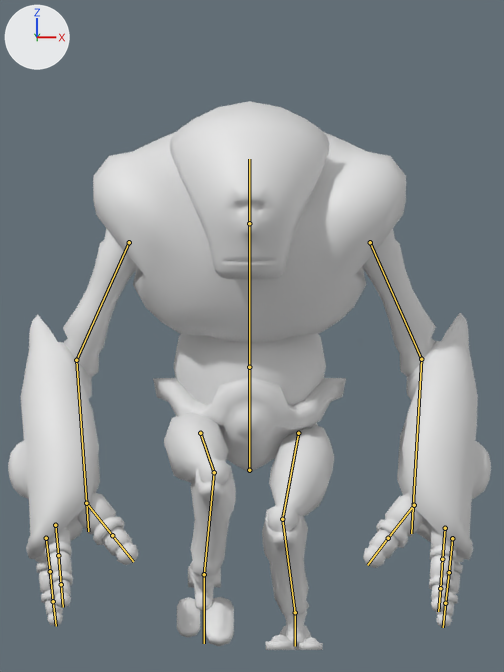
Two versions of the Blender file BlendFiles/Golem_Animation.blend, one commit apart.
The view is the same before and after, from the file's camera 'Camera'. Arrows for +X, +Y and +Z are at upper left; the lights stay in place. Both versions are drawn at frame 54 of the action 'ArmatureAction'; the numbers are the values there. The bones that bend it are drawn over the model as lines.

In view in the first picture: 'Body', 'Head'.
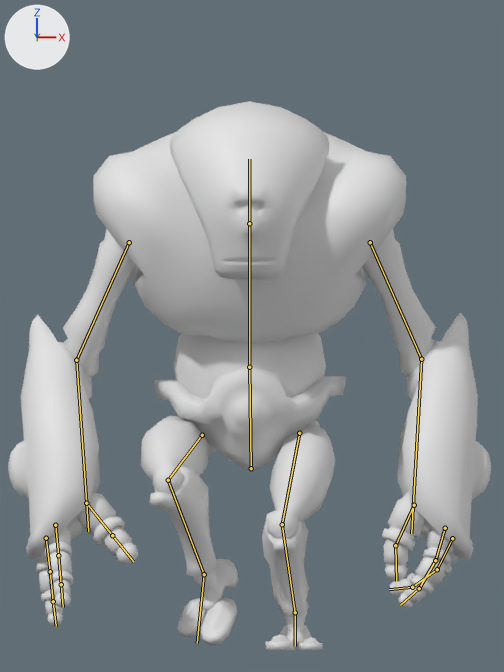
Commit message: finished animation blockout

The change, as a list of edits to the scene's bpy script:
```text
Change bone_hip_ctrl:
    where bone_hip_ctrl = bpy.data.objects['Armature'].pose.bones['Hip_CTRL']  # child of 'Root'
    bone_hip_ctrl.rotation_quaternion: (1.0, 0.0, 0.0, 0.0) -> (0.985, -0.009, 0.02, 0.072)  # degrees (0, 0, 0) -> degrees (-1, 2, 8)
Change bone_finger00b_l:
    where bone_finger00b_l = bpy.data.objects['Armature'].pose.bones['Finger00B_L']  # child of 'LowerArm_L'
    bone_finger00b_l.rotation_quaternion: (1.0, 0.0, 0.0, 0.0) -> (0.983, 0.11, -0.005, -0.113)  # degrees (0, 0, 0) -> degrees (13, 1, -13)
Change bone_finger00c_l:
    where bone_finger00c_l = bpy.data.objects['Armature'].pose.bones['Finger00C_L']  # child of 'Finger00B_L'
    bone_finger00c_l.rotation_quaternion: (1.0, 0.0, 0.0, 0.0) -> (0.96, 0.079, -0.037, -0.223)  # degrees (0, 0, 0) -> degrees (10, -2, -26)
Change bone_finger01a_l:
    where bone_finger01a_l = bpy.data.objects['Armature'].pose.bones['Finger01A_L']  # child of 'LowerArm_L'
    bone_finger01a_l.rotation_quaternion: (1.0, 0.0, 0.0, 0.0) -> (0.963, 0.027, 0.181, 0.142)  # degrees (0, 0, 0) -> degrees (6, 20, 18)
Change bone_finger01b_l:
    where bone_finger01b_l = bpy.data.objects['Armature'].pose.bones['Finger01B_L']  # child of 'Finger01A_L'
    bone_finger01b_l.rotation_quaternion: (1.0, 0.0, 0.0, 0.0) -> (0.982, -0.034, -0.002, 0.159)  # degrees (0, 0, 0) -> degrees (-4, 0, 18)
Change bone_finger01c_l:
    where bone_finger01c_l = bpy.data.objects['Armature'].pose.bones['Finger01C_L']  # child of 'Finger01B_L'
    bone_finger01c_l.rotation_quaternion: (1.0, 0.0, 0.0, 0.0) -> (0.973, -0.042, -0.003, 0.194)  # degrees (0, 0, 0) -> degrees (-5, 1, 22)
Change bone_finger02a_l:
    where bone_finger02a_l = bpy.data.objects['Armature'].pose.bones['Finger02A_L']  # child of 'LowerArm_L'
    bone_finger02a_l.rotation_quaternion: (1.0, 0.0, 0.0, 0.0) -> (0.967, 0.036, -0.087, 0.195)  # degrees (0, 0, 0) -> degrees (2, -11, 23)
Change bone_finger02b_l:
    where bone_finger02b_l = bpy.data.objects['Armature'].pose.bones['Finger02B_L']  # child of 'Finger02A_L'
    bone_finger02b_l.rotation_quaternion: (1.0, 0.0, 0.0, 0.0) -> (0.947, 0.112, -0.041, 0.248)  # degrees (0, 0, 0) -> degrees (12, -8, 29)
Change bone_finger02c_l:
    where bone_finger02c_l = bpy.data.objects['Armature'].pose.bones['Finger02C_L']  # child of 'Finger02B_L'
    bone_finger02c_l.rotation_quaternion: (1.0, 0.0, 0.0, 0.0) -> (0.968, 0.054, -0.045, 0.235)  # degrees (0, 0, 0) -> degrees (5, -6, 27)
Change bone_leg_ctrl_r:
    where bone_leg_ctrl_r = bpy.data.objects['Armature'].pose.bones['Leg_CTRL_R']  # child of 'Root'
    bone_leg_ctrl_r.rotation_quaternion: (0.91, 0.416, 0.0, 0.0) -> (0.897, 0.388, 0.194, -0.089)  # degrees (49, 0, 0) -> degrees (47, 25, -1)
```

Boxes (x1, y1, x2, y2) around the edits, measured in the pictures (504 x 672 px):
'Body', posed
    both: (8, 131, 491, 650)
bone 'Finger00B_L', root to tip
    before: (414, 505) to (388, 538)
    after: (414, 505) to (395, 545)
bone 'Finger00C_L', root to tip
    before: (388, 538) to (367, 565)
    after: (395, 545) to (396, 581)
bone 'Finger01A_L', root to tip
    before: (445, 528) to (442, 559)
    after: (445, 528) to (435, 560)
bone 'Finger01B_L', root to tip
    before: (442, 559) to (440, 588)
    after: (435, 560) to (419, 588)
bone 'Finger01C_L', root to tip
    before: (440, 588) to (438, 611)
    after: (419, 588) to (400, 605)
bone 'Finger02A_L', root to tip
    before: (452, 538) to (449, 572)
    after: (452, 538) to (437, 569)
bone 'Finger02B_L', root to tip
    before: (449, 572) to (445, 603)
    after: (437, 569) to (412, 587)
bone 'Finger02C_L', root to tip
    before: (445, 603) to (443, 627)
    after: (412, 587) to (389, 589)
